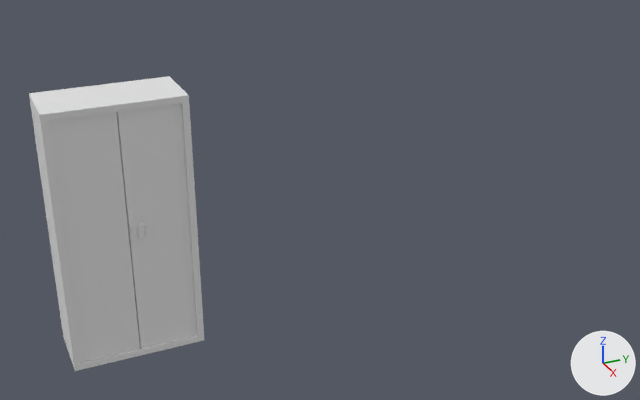
The Blender file locker.blend: old version first, new version second.
Camera for both pictures: a 50 mm camera at (23.92, -3.35, 15.55) aimed at (0.51, 7.19, 3.84). The axes (+X, +Y, +Z) are drawn at lower right. The lights are the same throughout.

The scene before the commit, as lines of its bpy script (objects in view):
```python
me_cube = bpy.data.meshes.new('Cube')
me_cube.from_pydata(...)  # 24 vertices, 20 faces; spans x -1.0..1.0, y -1.0..3.0, z -1.0..7.0
me_cube_001 = bpy.data.meshes.new('Cube.001')
me_cube_001.from_pydata(...)  # 36 vertices, 32 faces; spans x 0.913..0.982, y 5.299..5.809, z 3.858..4.368
ob_cube = bpy.data.objects.new('Cube', me_cube)
ob_cube.location = (0.0, 0.0, 1.0)
ob_cube_001 = bpy.data.objects.new('Cube.001', me_cube_001)
ob_cube_001.location = (0.0, -4.22, 0.0)
```
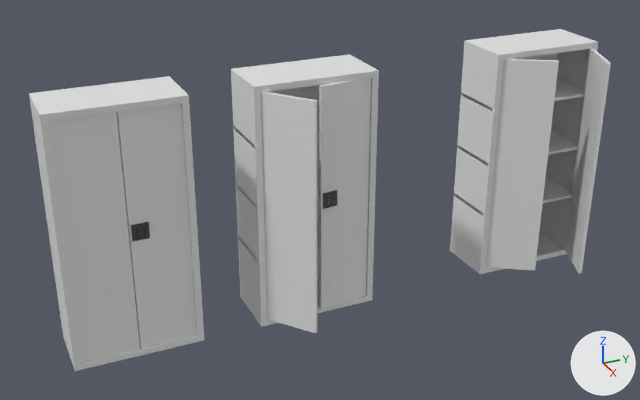
Where the change shows, as pixel boxes [x1, y1, x2, y2] in the pictures (640 x 400 px):
'Cube.002', added
    after: [261, 49, 611, 333]
'Cube.004', added
    after: [231, 29, 598, 327]
'Cube.001', recoloured
    both: [131, 222, 150, 241]
'Cube.003', added
    after: [323, 167, 597, 209]

The change, as a diff of the scene's bpy script:
```diff
--- a/locker.blend.py
+++ b/locker.blend.py
@@ mat_material_001 @@
+mat_material_001 = principled_material('Material.001')
+mat_material_001.base_color = (0.0668, 0.0668, 0.0668)  # dark grey #494949
@@ mat_material_002 @@
+mat_material_002 = principled_material('Material.002')
+mat_material_002.base_color = (0.8, 0.8, 0.8)  # white #e7e7e7
@@ me_cube_001 @@
 me_cube_001.from_pydata(...)  # 36 vertices, 32 faces; spans x 0.913..0.982, y 5.299..5.809, z 3.858..4.368
+me_cube_001.materials.append(mat_material_001)  # dark grey #494949
@@ me_cube_004 @@
+me_cube_004.from_pydata(...)  # 88 vertices, 62 faces; spans x -1.0..1.0, y -1.0..11.3, z -1.0..7.0
+me_cube_004.materials.append(mat_material_002)  # its picture is missing
@@ me_cube_003 @@
+me_cube_003.from_pydata(...)  # 68 vertices, 37 faces; spans x 1.09..2.64, y 5.19..14.78, z 3.86..4.37
+me_cube_003.materials.append(mat_material_001)  # dark grey #494949
@@ me_cube_002 @@
+me_cube_002.from_pydata(...)  # 32 vertices, 24 faces; spans x 0.81..2.68, y -0.91..10.99, z -0.8..6.8
+me_cube_002.materials.append(mat_material_002)  # its picture is missing
@@ ob_cube_004 @@
+ob_cube_004 = bpy.data.objects.new('Cube.004', me_cube_004)
+ob_cube_004.location = (0.0, 5.91, 1.0)
@@ ob_cube_003 @@
+ob_cube_003 = bpy.data.objects.new('Cube.003', me_cube_003)
+ob_cube_003.location = (0.0, 1.8, 0.0)
@@ ob_cube_002 @@
+ob_cube_002 = bpy.data.objects.new('Cube.002', me_cube_002)
+ob_cube_002.location = (0.0, 6.02, 1.0)
```
